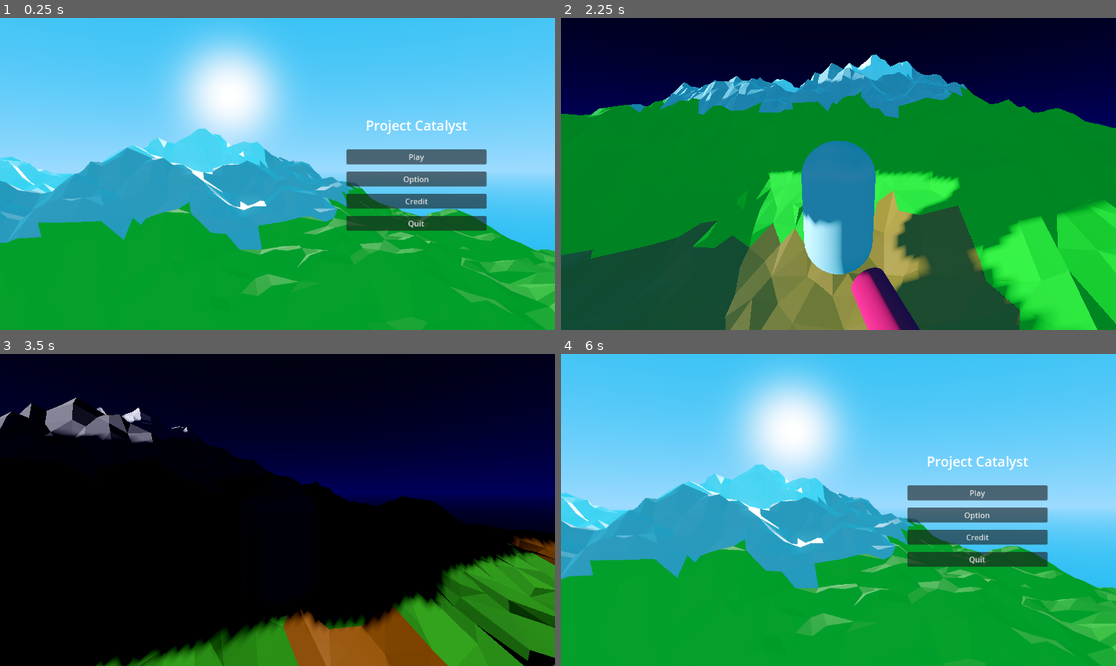
Above: before the commit, frames 1-4 (two rows, left to right).
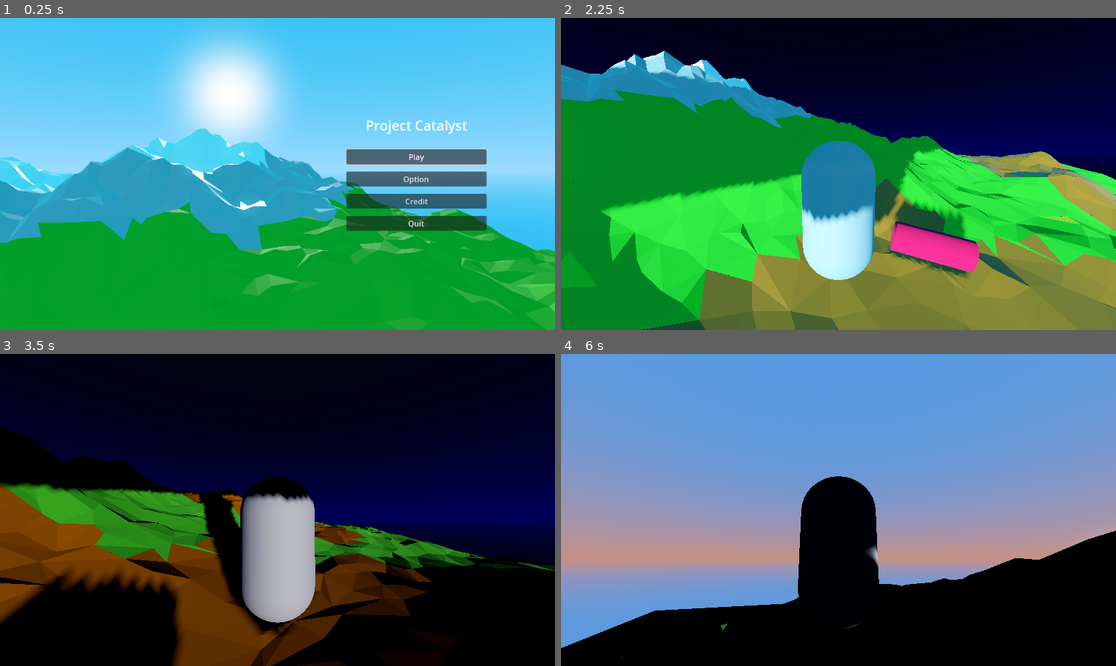
Above: after the commit, the same moments.

Repository: FujaTyping/Tafiya-Tare
Game: Godot game, scene res://UI/menu.tscn
Same seed, same stepped clock (60 frames per second), same inputs: the game is played once before the commit and once after it.
Inputs (mouse positions are in pixels of both pictures, inside the frame that each line leads up to):
- Up to frame 1 (0.25 s): no input
- Up to frame 2 (2.25 s): click "Play" at 0.5 s; move the mouse to (866, 174) at 1.27 s; hold W (up) 1.28-2.03 s; tap Alt (toogleMouse) at 1.35, 2.1 s; tap Space (jump) at 1.52 s; move the mouse to (727, 189) at 2.02 s; hold S (down) from 2.03 s (still down)
- Up to frame 3 (3.5 s): tap Space (jump) at 2.27 s; move the mouse to (288, 503) at 2.77 s; release S (down) at 2.78 s; hold W (up) from 2.78 s (still down); tap Alt (toogleMouse) at 2.85 s
- Up to frame 4 (6 s): move the mouse to (810, 572) at 3.52 s; tap Alt (toogleMouse) at 3.6, 4.35, 5.1 s; tap Space (jump) at 3.77, 4.52, 5.27 s; move the mouse to (877, 513) at 4.27 s; tap Escape (pause) at 4.9 s; move the mouse to (672, 463) at 5.02 s; release W (up) at 5.03 s; hold A (left) 5.03-5.75 s; click (838, 494) at 5.75 s, where only the run before the commit has a clickable "Back to menu"

The runs differ from the first frame. In frame 1, 0.1% of the frame differs, in the area x 62-88%, y 41-48%; in frame 2, 55%; in frame 3, 50%; in frame 4, 100%, in the area x 0-100%, y 0-100%.

Commit message:
Add controller support

Diff:
--- a/Model/player.gd
+++ b/Model/player.gd
@@ -5,6 +5,7 @@
 
 @onready var pivot = $CamOrigin
 @export var sens = 0.2
+@export var joy_sens = 3.0
 
 func _ready():
 	Input.mouse_mode = Input.MOUSE_MODE_CAPTURED
@@ -16,12 +17,20 @@
 		else:
 			Input.mouse_mode = Input.MOUSE_MODE_CAPTURED
 
-	if event is InputEventMouseMotion :
+	if event is InputEventMouseMotion and Input.mouse_mode == Input.MOUSE_MODE_CAPTURED:
 		rotate_y(deg_to_rad(-event.relative.x * sens))
 		pivot.rotate_x(deg_to_rad(-event.relative.y * sens))
-		pivot.rotation.x = clamp(pivot.rotation.x,deg_to_rad(-90),deg_to_rad(45))
+		pivot.rotation.x = clamp(pivot.rotation.x, deg_to_rad(-90), deg_to_rad(45))
 
 func _physics_process(delta: float) -> void:
+	# --- Controller Look ---
+	var look_dir := Input.get_vector("look_left", "look_right", "look_up", "look_down")
+	if look_dir.length() > 0:
+		rotate_y(-look_dir.x * joy_sens * delta)
+		pivot.rotate_x(-look_dir.y * joy_sens * delta)
+		pivot.rotation.x = clamp(pivot.rotation.x, deg_to_rad(-90), deg_to_rad(45))
+	# -----------------------
+
 	# Add the gravity.
 	if not is_on_floor():
 		velocity += get_gravity() * delta
@@ -30,11 +39,8 @@
 	if Input.is_action_just_pressed("jump") and is_on_floor():
 		velocity.y = JUMP_VELOCITY
 
-	#if Input.is_action_just_pressed("quit"):
-		#get_tree().quit()
-
+	# As good practice, you should replace UI actions with custom gameplay actions.
 	# Get the input direction and handle the movement/deceleration.
-	# As good practice, you should replace UI actions with custom gameplay actions.
 	var input_dir := Input.get_vector("left", "right", "up", "down")
 	var direction := (transform.basis * Vector3(input_dir.x, 0, input_dir.y)).normalized()
 	if direction:
--- a/UI/menu.gd
+++ b/UI/menu.gd
@@ -1,4 +1,9 @@
 extends Control
+
+@onready var play: Button = $MarginContainer/VBoxContainer/VBoxContainer/Play
+
+func _ready():
+	play.grab_focus()
 
 func _on_play_pressed() -> void:
 	get_tree().change_scene_to_file("res://game.tscn")
@@ -6,6 +11,5 @@
 func _on_option_pressed() -> void:
 	pass # Replace with function body.
 
-
 func _on_quit_pressed() -> void:
 	get_tree().quit()
--- a/UI/menu.tscn
+++ b/UI/menu.tscn
@@ -114,7 +114,7 @@
 render_target_update_mode = 4
 
 [node name="Camera3D" type="Camera3D" parent="SubViewportContainer/SubViewport"]
-transform = Transform3D(0.16250554, -0.011156974, 0.9866443, 0, 0.99993587, 0.011307275, -0.9867076, -0.0018374948, 0.16249512, 0.41075087, 0.33461705, -0.27656758)
+transform = Transform3D(0.16250554, -0.011156973, 0.98664427, 0, 0.9999358, 0.011307274, -0.9867076, -0.0018374947, 0.1624951, 0.41075087, 0.33461705, -0.27656758)
 keep_aspect = 0
 
 [node name="MarginContainer" type="MarginContainer" parent="."]
@@ -153,18 +153,24 @@
 
 [node name="Play" type="Button" parent="MarginContainer/VBoxContainer/VBoxContainer"]
 layout_mode = 2
+focus_neighbor_bottom = NodePath("../Option")
 text = "Play"
 
 [node name="Option" type="Button" parent="MarginContainer/VBoxContainer/VBoxContainer"]
 layout_mode = 2
+focus_neighbor_top = NodePath("../Play")
+focus_neighbor_bottom = NodePath("../Play2")
 text = "Option"
 
 [node name="Play2" type="Button" parent="MarginContainer/VBoxContainer/VBoxContainer"]
 layout_mode = 2
+focus_neighbor_top = NodePath("../Option")
+focus_neighbor_bottom = NodePath("../Quit")
 text = "Credit"
 
 [node name="Quit" type="Button" parent="MarginContainer/VBoxContainer/VBoxContainer"]
 layout_mode = 2
+focus_neighbor_top = NodePath("../Play2")
 text = "Quit"
 
 [node name="AnimationPlayer" type="AnimationPlayer" parent="."]
--- a/UI/pause.gd
+++ b/UI/pause.gd
@@ -2,6 +2,7 @@
 
 @onready var pause: Control = $"."
 @onready var open: AnimationPlayer = $Open
+@onready var resume: Button = $MarginContainer/VBoxContainer/VBoxContainer/Resume
 var paused = false
 
 
@@ -37,6 +38,7 @@
 		#self.show()
 		open.play("PauseAnimation")
 		get_tree().paused = true
+		resume.grab_focus()
 	paused = !paused  # Flip the paused state
 
 func _on_back_pressed() -> void:
--- a/project.godot
+++ b/project.godot
@@ -17,34 +17,48 @@
 
 [input]
 
+ui_accept={
+"deadzone": 0.5,
+"events": [Object(InputEventKey,"resource_local_to_scene":false,"resource_name":"","device":0,"window_id":0,"alt_pressed":false,"shift_pressed":false,"ctrl_pressed":false,"meta_pressed":false,"pressed":false,"keycode":4194309,"physical_keycode":0,"key_label":0,"unicode":0,"location":0,"echo":false,"script":null)
+, Object(InputEventKey,"resource_local_to_scene":false,"resource_name":"","device":0,"window_id":0,"alt_pressed":false,"shift_pressed":false,"ctrl_pressed":false,"meta_pressed":false,"pressed":false,"keycode":4194310,"physical_keycode":0,"key_label":0,"unicode":0,"location":0,"echo":false,"script":null)
+, Object(InputEventKey,"resource_local_to_scene":false,"resource_name":"","device":0,"window_id":0,"alt_pressed":false,"shift_pressed":false,"ctrl_pressed":false,"meta_pressed":false,"pressed":false,"keycode":32,"physical_keycode":0,"key_label":0,"unicode":32,"location":0,"echo":false,"script":null)
+, Object(InputEventJoypadButton,"resource_local_to_scene":false,"resource_name":"","device":-1,"button_index":0,"pressure":0.0,"pressed":true,"script":null)
+]
+}
 up={
 "deadzone": 0.2,
 "events": [Object(InputEventKey,"resource_local_to_scene":false,"resource_name":"","device":-1,"window_id":0,"alt_press …(192 unchanged characters)…
+, Object(InputEventJoypadMotion,"resource_local_to_scene":false,"resource_name":"","device":-1,"axis":1,"axis_value":-1.0,"script":null)
 ]
 }
 left={
 "deadzone": 0.2,
 "events": [Object(InputEventKey,"resource_local_to_scene":false,"resource_name":"","device":-1,"window_id":0,"alt_press …(191 unchanged characters)…
+, Object(InputEventJoypadMotion,"resource_local_to_scene":false,"resource_name":"","device":-1,"axis":0,"axis_value":-1.0,"script":null)
 ]
 }
 right={
 "deadzone": 0.2,
 "events": [Object(InputEventKey,"resource_local_to_scene":false,"resource_name":"","device":-1,"window_id":0,"alt_press …(192 unchanged characters)…
+, Object(InputEventJoypadMotion,"resource_local_to_scene":false,"resource_name":"","device":-1,"axis":0,"axis_value":1.0,"script":null)
 ]
 }
 down={
 "deadzone": 0.2,
 "events": [Object(InputEventKey,"resource_local_to_scene":false,"resource_name":"","device":-1,"window_id":0,"alt_press …(192 unchanged characters)…
+, Object(InputEventJoypadMotion,"resource_local_to_scene":false,"resource_name":"","device":-1,"axis":1,"axis_value":1.0,"script":null)
 ]
 }
 pause={
 "deadzone": 0.2,
 "events": [Object(InputEventKey,"resource_local_to_scene":false,"resource_name":"","device":-1,"window_id":0,"alt_press …(195 unchanged characters)…
+, Object(InputEventJoypadButton,"resource_local_to_scene":false,"resource_name":"","device":-1,"button_index":6,"pressure":0.0,"pressed":true,"script":null)
 ]
 }
 jump={
 "deadzone": 0.2,
 "events": [Object(InputEventKey,"resource_local_to_scene":false,"resource_name":"","device":-1,"window_id":0,"alt_press …(191 unchanged characters)…
+, Object(InputEventJoypadButton,"resource_local_to_scene":false,"resource_name":"","device":-1,"button_index":0,"pressure":0.0,"pressed":true,"script":null)
 ]
 }
 toogleMouse={
@@ -52,6 +66,26 @@
 "events": [Object(InputEventKey,"resource_local_to_scene":false,"resource_name":"","device":-1,"window_id":0,"alt_press …(195 unchanged characters)…
 ]
 }
+look_left={
+"deadzone": 0.2,
+"events": [Object(InputEventJoypadMotion,"resource_local_to_scene":false,"resource_name":"","device":-1,"axis":2,"axis_value":-1.0,"script":null)
+]
+}
+look_right={
+"deadzone": 0.2,
+"events": [Object(InputEventJoypadMotion,"resource_local_to_scene":false,"resource_name":"","device":-1,"axis":2,"axis_value":1.0,"script":null)
+]
+}
+look_up={
+"deadzone": 0.2,
+"events": [Object(InputEventJoypadMotion,"resource_local_to_scene":false,"resource_name":"","device":-1,"axis":3,"axis_value":-1.0,"script":null)
+]
+}
+look_down={
+"deadzone": 0.2,
+"events": [Object(InputEventJoypadMotion,"resource_local_to_scene":false,"resource_name":"","device":-1,"axis":3,"axis_value":1.0,"script":null)
+]
+}
 
 [rendering]
 
